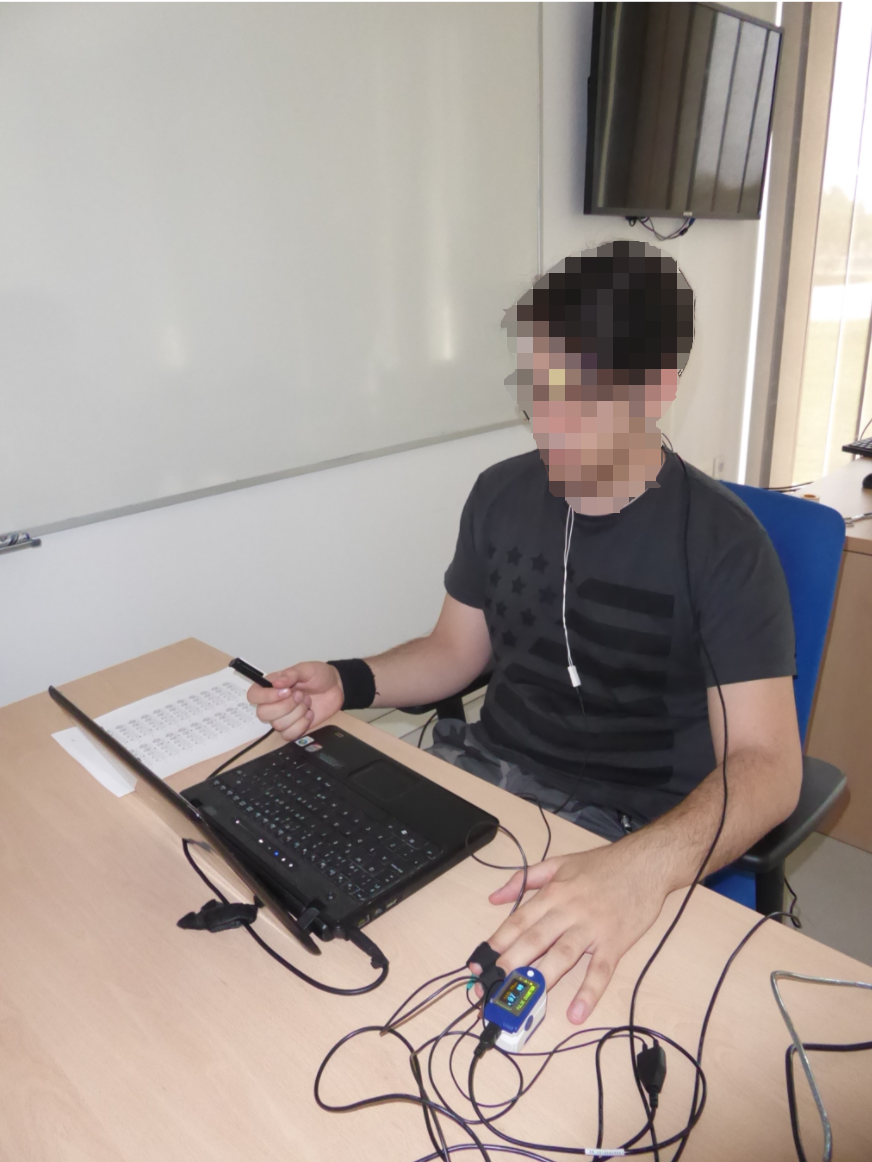
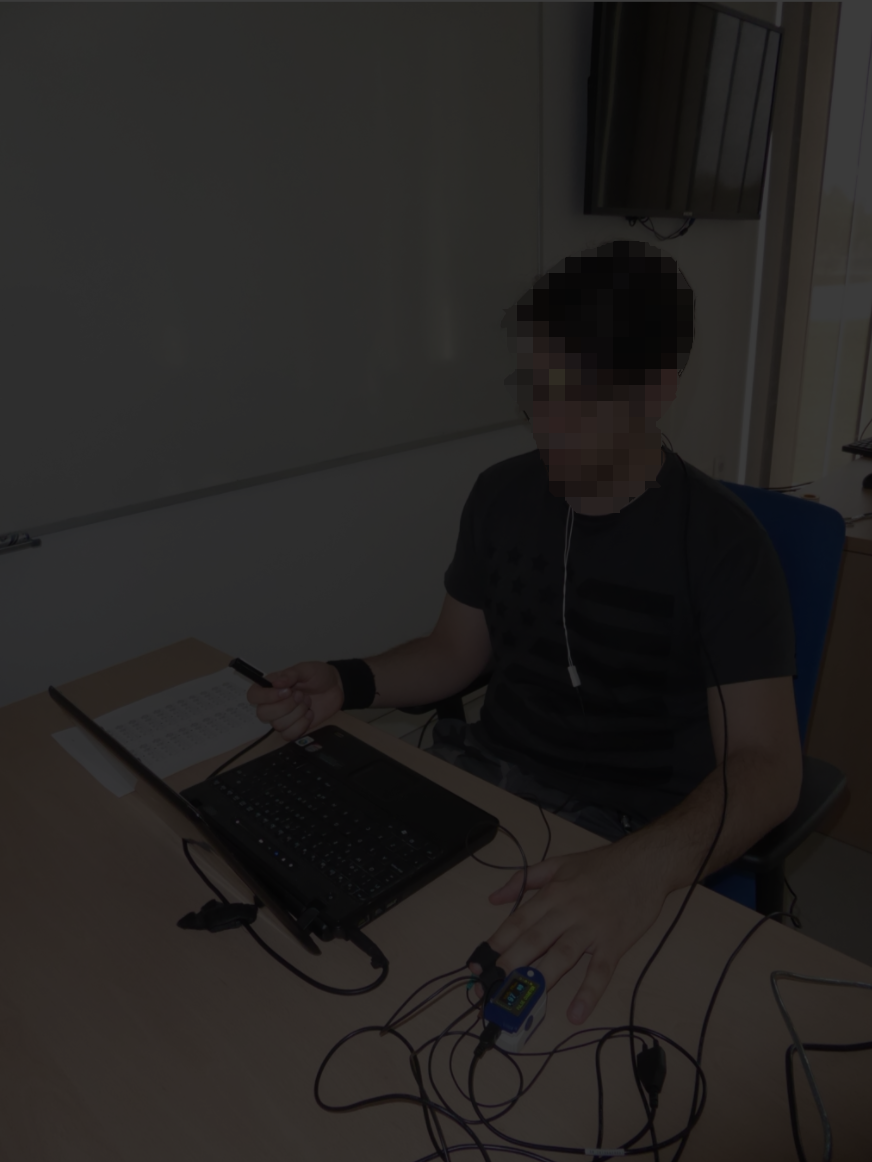
Two versions of the same layered image (872×1162). Layer-by-layer changes:
added layer "Capa" (77%) above "Capa pegada" over left=0, top=0, right=872, bottom=1162
